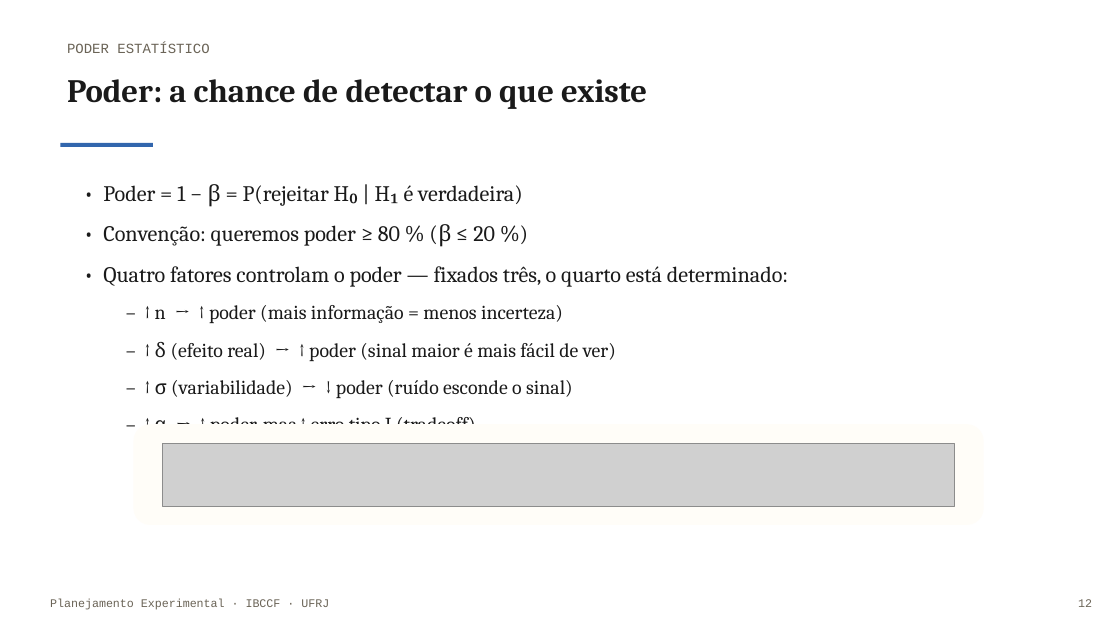
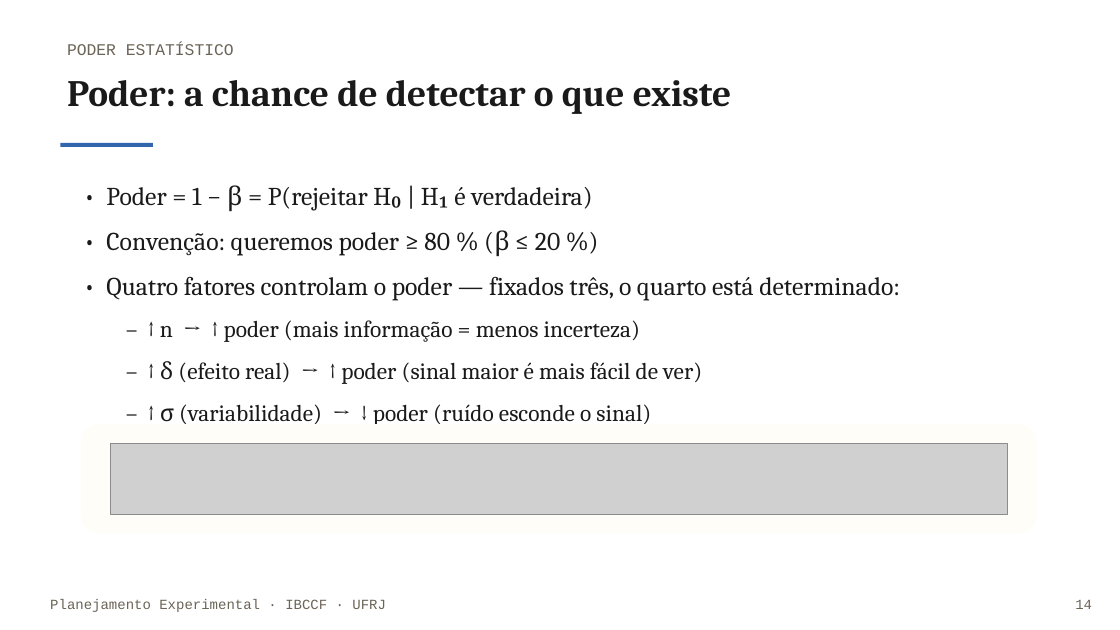
Before and after one commit to monteirotorres/biostat, a slide deck: slide 15 of planejamento_experimental_slides.pptx (slide 13 before the commit). Drawn at 1120x630 pixels with LibreOffice and Linux fonts; fonts in the diff are those of the drawing; grey boxes stand for pictures; background and template pictures are left out. Boxes give left, top, right and bottom in pixels: in the first picture for what was removed or moved away, otherwise in the second. Text is boxed around its words. In the diff, an @@ line names an element or a change of style, - is before the commit and + after.

```diff
--- a/planejamento_experimental_slides.pptx
+++ b/planejamento_experimental_slides.pptx
@@ text "PODER ESTATÍSTICO" at [67,43,234,55]: size 12 to 14 pt @@
@@ text "Poder: a chance de detectar ..." at [67,80,731,114]: size 28 to 32 pt @@
@@ text "• Poder = 1 − ..." at [106,185,900,444]: size 19 to 22 pt in "• Poder = 1 − β = ...", "• Convenção: queremos poder ≥ 80 % ...", "• Quatro fatores controlam o poder — ..."; size 17 to 20 pt in "– ↑ n → ↑ poder (mais ...", "– ↑ δ (efeito real) → ↑ ...", "– ↑ σ (variabilidade) → ↓ poder ...", "– ↑ α → ↑ poder, mas ..." @@
@@ rounded rectangle: place and size @@
-rounded rectangle at [134,424,984,525]
+rounded rectangle at [81,424,1037,534]
@@ picture: place and size @@
-picture at [163,443,954,506]
+picture at [110,443,1007,514]
@@ text "Planejamento Experimental · IBCCF · ..." at [50,599,386,612]: size 10 to 12 pt @@
@@ text at [1075,600,1092,609]: text changed; size 10 to 12 pt @@
-12
+14
```
Also in this commit, not shown: 22 other slides changed, 3 slides added, 1 slide removed, 13 other files.
